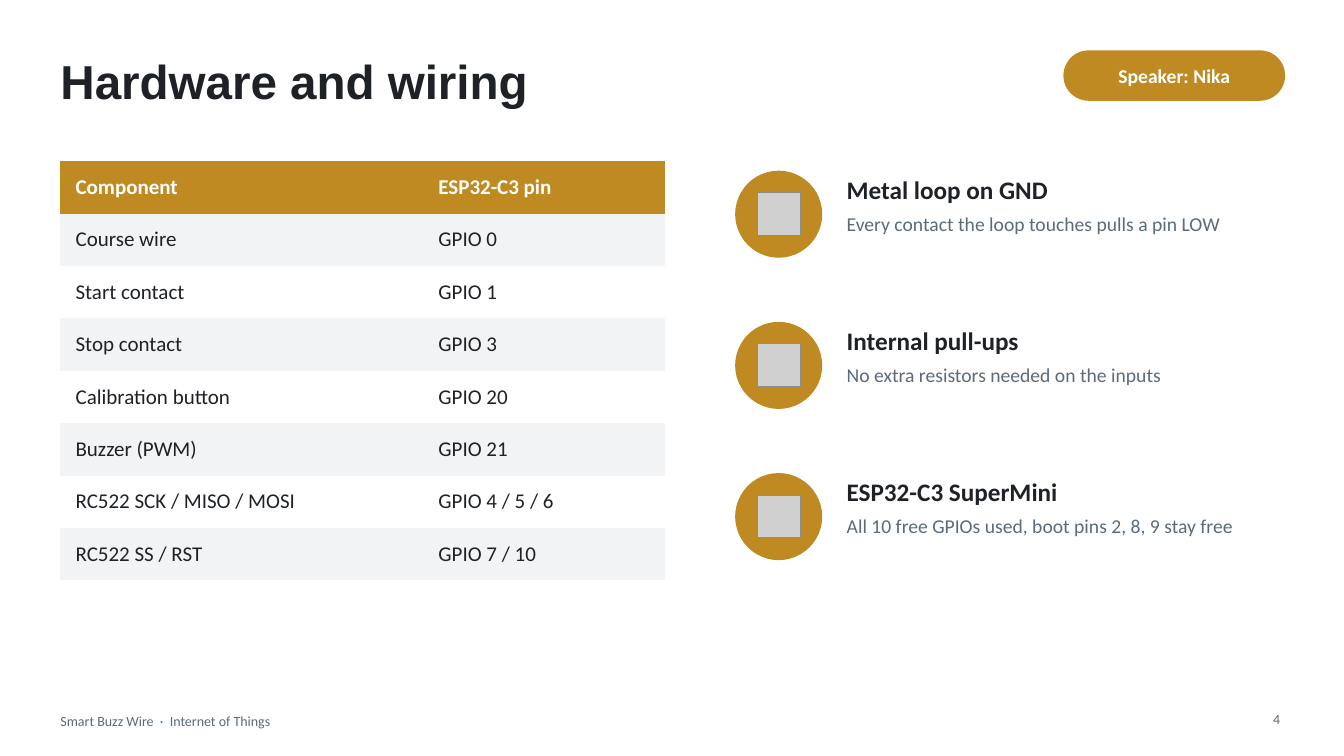
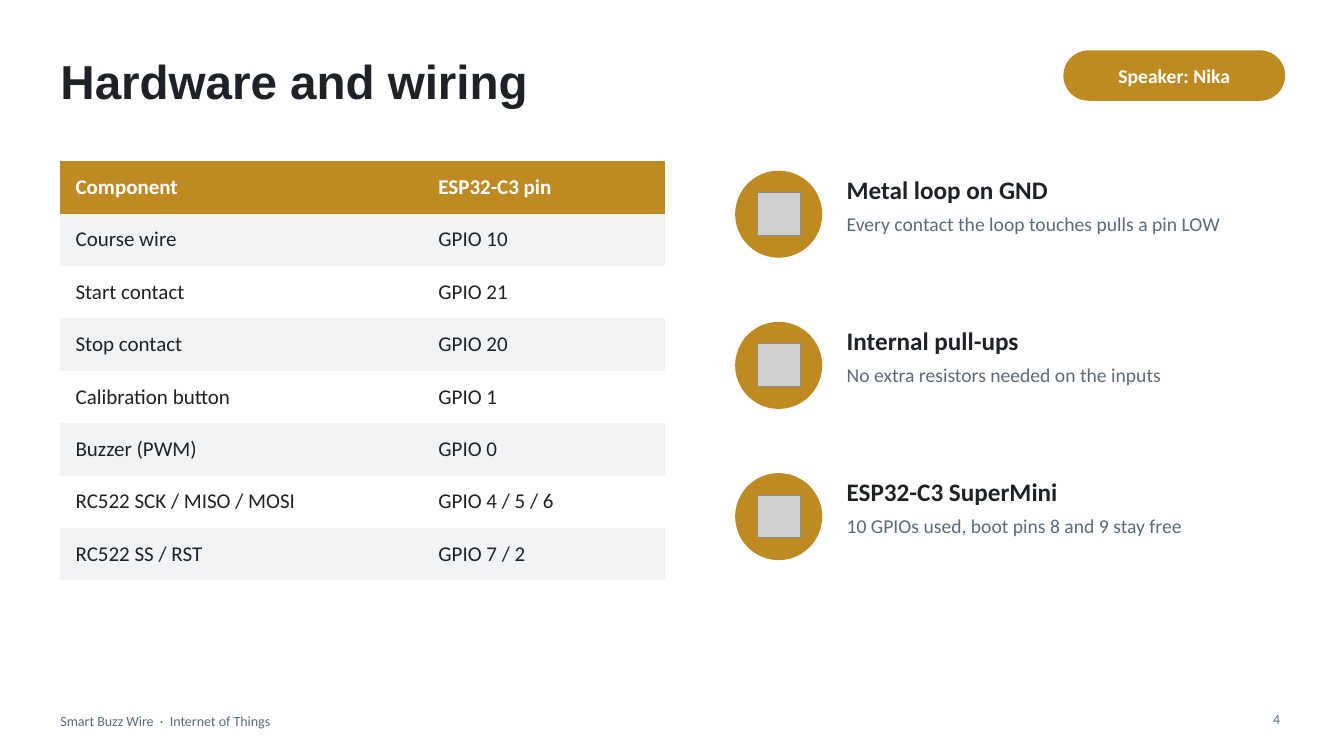
Before and after one commit to NikaV2610/iot-buzz-wire, a slide deck: slide 4 of docs/SmartBuzzWire_Presentation.pptx. Drawn at 1344x756 pixels with LibreOffice and Linux fonts; fonts in the diff are those of the drawing; grey boxes stand for pictures. Boxes give left, top, right and bottom in pixels: in the first picture for what was removed or moved away, otherwise in the second. Text is boxed around its words. In the diff, an @@ line names an element or a change of style, - is before the commit and + after.

```diff
--- a/docs/SmartBuzzWire_Presentation.pptx
+++ b/docs/SmartBuzzWire_Presentation.pptx
@@ table at bbox=[60, 161, 665, 565] @@
-row 2, column 2: GPIO 0
+row 2, column 2: GPIO 10
-row 3, column 2: GPIO 1
+row 3, column 2: GPIO 21
-row 4, column 2: GPIO 3
+row 4, column 2: GPIO 20
-row 5, column 2: GPIO 20
+row 5, column 2: GPIO 1
-row 6, column 2: GPIO 21
+row 6, column 2: GPIO 0
-row 8, column 2: GPIO 7 / 10
+row 8, column 2: GPIO 7 / 2
@@ text at bbox=[847, 519, 1181, 536]: text changed @@
-All 10 free GPIOs used, boot pins 2, 8, 9 stay free
+10 GPIOs used, boot pins 8 and 9 stay free
```
Also in this commit, not shown: 3 other files.
